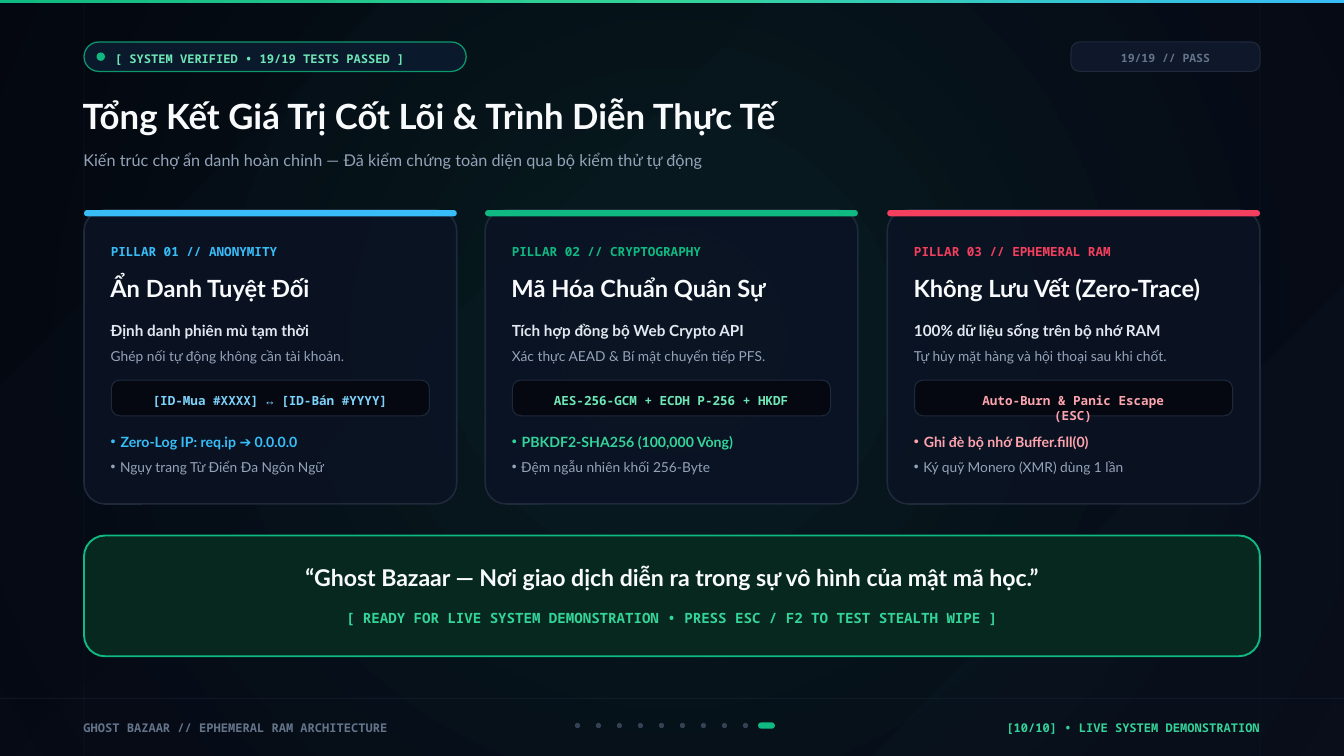
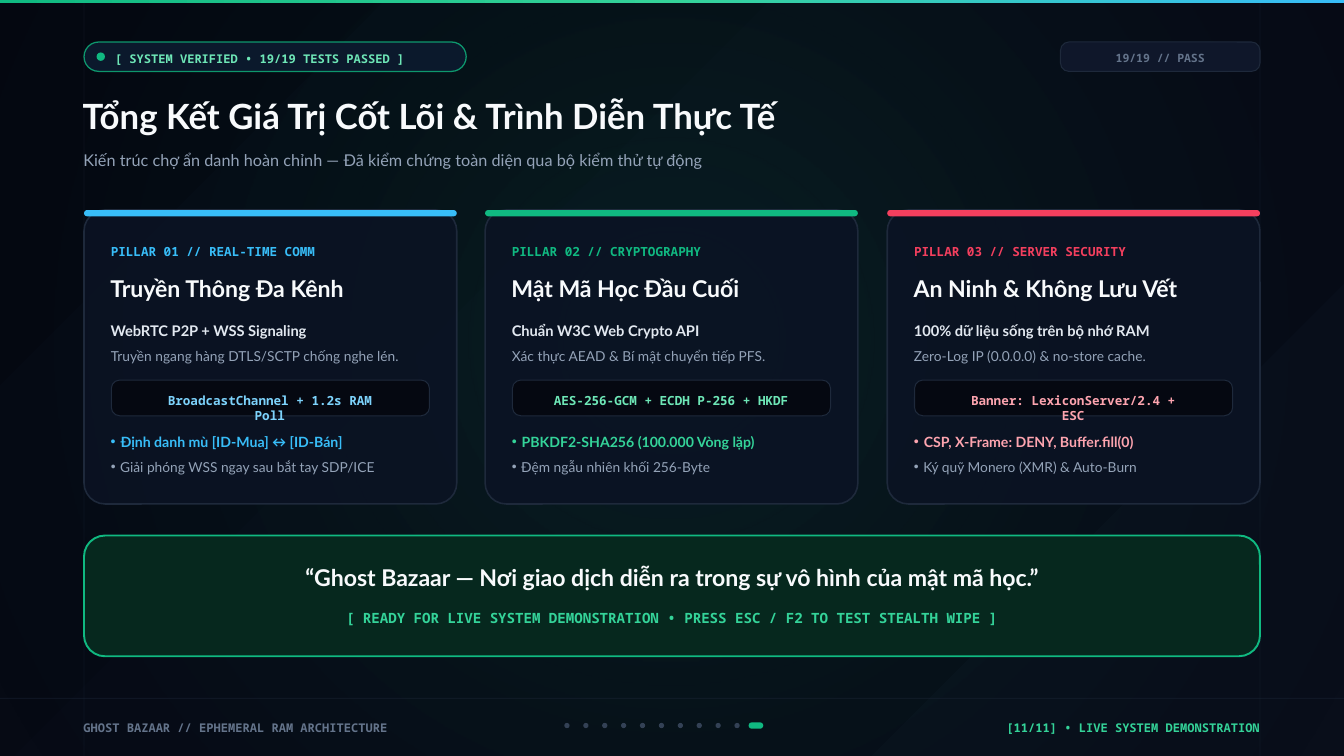
Before and after one commit to NgHuuPhu244/MQTT, a slide deck: slide 11 of Ghost_Bazaar_Presentation_Deck.pptx (slide 10 before the commit). Drawn at 1344x756 pixels with LibreOffice and Linux fonts; fonts in the diff are those of the drawing. Boxes give left, top, right and bottom in pixels: in the first picture for what was removed or moved away, otherwise in the second. Text is boxed around its words. In the diff, an @@ line names an element or a change of style, - is before the commit and + after.

Commit message:
feat(ppt): add 3-tier protocol architecture slide and sync communication/crypto/server security protocols

```diff
--- a/Ghost_Bazaar_Presentation_Deck.pptx
+++ b/Ghost_Bazaar_Presentation_Deck.pptx
@@ rounded rectangle: place and size @@
-rounded rectangle at box(1071, 42, 1260, 72)
+rounded rectangle at box(1061, 42, 1260, 72)
@@ text "19/19 // PASS": place and size @@
-text "19/19 // PASS" at box(1121, 54, 1210, 62)
+text "19/19 // PASS" at box(1116, 54, 1204, 62)
@@ text at box(111, 247, 315, 256): text changed @@
-PILLAR 01 // ANONYMITY
+PILLAR 01 // REAL-TIME COMM
@@ text at box(914, 247, 1126, 256): text changed @@
-PILLAR 03 // EPHEMERAL RAM
+PILLAR 03 // SERVER SECURITY
@@ text at box(110, 278, 344, 301): text changed; size 16.9 to 16.5 pt @@
-Ẩn Danh Tuyệt Đối
+Truyền Thông Đa Kênh
@@ text at box(511, 278, 739, 302): text changed; size 16.9 to 16.5 pt @@
-Mã Hóa Chuẩn Quân Sự
+Mật Mã Học Đầu Cuối
@@ text at box(914, 278, 1177, 301): text changed; size 16.9 to 16.5 pt @@
-Không Lưu Vết (Zero-Trace)
+An Ninh & Không Lưu Vết
@@ text at box(111, 325, 306, 339): text changed; size 10.9 to 10.5 pt @@
-Định danh phiên mù tạm thời
+WebRTC P2P + WSS Signaling
@@ text at box(512, 324, 700, 339): text changed; size 10.9 to 10.5 pt @@
-Tích hợp đồng bộ Web Crypto API
+Chuẩn W3C Web Crypto API
@@ text "100% dữ liệu sống trên ..." at box(914, 324, 1149, 339): size 10.9 to 10.5 pt @@
@@ text at box(111, 350, 398, 364): text changed @@
-Ghép nối tự động không cần tài khoản.
+Truyền ngang hàng DTLS/SCTP chống nghe lén.
@@ text at box(914, 350, 1146, 364): text changed @@
-Tự hủy mặt hàng và hội thoại sau khi chốt.
+Zero-Log IP (0.0.0.0) & no-store cache.
@@ text at box(168, 395, 372, 420): text changed @@
-[ID-Mua #XXXX] ↔ [ID-Bán #YYYY]
+BroadcastChannel + 1.2s RAM Poll
@@ text at box(971, 395, 1161, 420): text changed @@
-Auto-Burn & Panic Escape (ESC)
+Banner: LexiconServer/2.4 + ESC
@@ text at box(121, 436, 343, 450): text changed @@
-• Zero-Log IP: req.ip ➔ 0.0.0.0
+• Định danh mù [ID-Mua] ↔ [ID-Bán]
@@ text at box(522, 436, 755, 450): text changed @@
-• PBKDF2-SHA256 (100,000 Vòng)
+• PBKDF2-SHA256 (100.000 Vòng lặp)
@@ text at box(924, 436, 1133, 449): text changed @@
-• Ghi đè bộ nhớ Buffer.fill(0)
+• CSP, X-Frame: DENY, Buffer.fill(0)
@@ text at box(120, 460, 375, 475): text changed @@
-• Ngụy trang Từ Điển Đa Ngôn Ngữ
+• Giải phóng WSS ngay sau bắt tay SDP/ICE
@@ text at box(923, 461, 1137, 475): text changed @@
-• Ký quỹ Monero (XMR) dùng 1 lần
+• Ký quỹ Monero (XMR) & Auto-Burn
@@ ellipse: place and size @@
-ellipse at box(617, 723, 622, 728)
+ellipse at box(602, 723, 607, 728)
@@ ellipse: place and size @@
-ellipse at box(638, 723, 643, 728)
+ellipse at box(621, 723, 626, 728)
@@ ellipse: place and size @@
-ellipse at box(680, 723, 685, 728)
+ellipse at box(640, 723, 645, 728)
@@ 3 ellipses: place and size @@
-3 ellipses at box(701, 723, 748, 728)
+3 ellipses at box(678, 723, 721, 728)
@@ ellipse added at box(735, 723, 740, 728), fill #334155 @@
@@ 2 ellipses, 1 rounded rectangle: place and size @@
-2 ellipses, 1 rounded rectangle at box(575, 723, 775, 729)
+2 ellipses, 1 rounded rectangle at box(565, 723, 764, 729)
@@ text at box(1006, 723, 1260, 734): text changed @@
-[10/10] • LIVE SYSTEM DEMONSTRATION
+[11/11] • LIVE SYSTEM DEMONSTRATION
```
Also in this commit, not shown: 8 other slides changed, 2 slides added, 1 slide removed, 1 other file.
